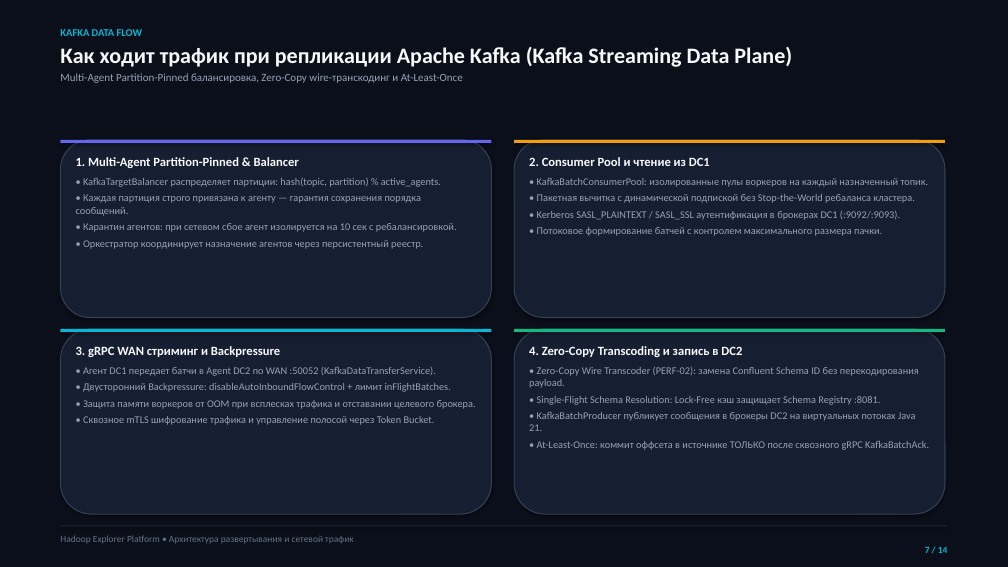
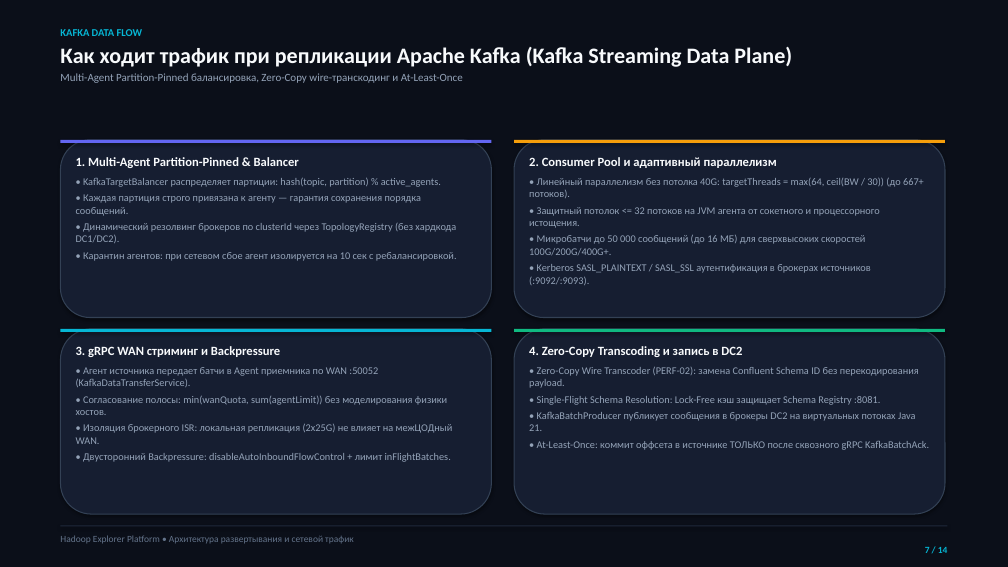
Before and after one commit to balookrd/hadoop-explorer, a slide deck: slide 7 of docs/replicator-presentation.pptx. Drawn at 1008x567 pixels with LibreOffice and Linux fonts; fonts in the diff are those of the drawing. Boxes give left, top, right and bottom in pixels: in the first picture for what was removed or moved away, otherwise in the second. Text is boxed around its words. In the diff, an @@ line names an element or a change of style, - is before the commit and + after.

Commit message:
docs: синхронизация документации и презентации Replicator под 100G/200G/400G+ и модель полосы хоста
- Презентация (Markdown, HTML, PPTX, Print, PDF):
  * Снято ограничение 40G: динамический сайзинг потоков вычитки targetThreads = max(64, ceil(BW / 30)) (до 667+ потоков суммарно на кластере агентов) с защитным потолком <= 32 на JVM узел и микробатчами до 50k сообщений.
  * Унифицированная модель расчета полосы: оркестратор согласует лимит процесса агента (--max-bandwidth-mb-s) и WAN HTB без моделирования физики хостов (L3, бонды).
  * Изоляция брокерного ISR: внутрикластерная синхронизация (2x25G) полностью исключена из расчетов WAN-полосы.
  * Устранение тестовых дефолтов в контроллере и динамический резолвинг кластеров через TopologyRegistry по clusterId.
  * В Web UI зафиксирована терминология лимита подключенных агентов и снят потолок 5000 МБ/с.
- Документация (ARCHITECTURE.md, CONFIGURATION.md, replicator-fault-tolerance.md, README.md):
  * Отражена архитектура динамического масштабирования и согласования квот WAN HTB с агентами.
  * Описаны конфигурации kafka_bootstrap кластеров в TopologyRegistry.
  * Актуализирован счетчик тестов Replicator (146 тестов Java).

```diff
--- a/docs/replicator-presentation.pptx
+++ b/docs/replicator-presentation.pptx
@@ text at [529, 157, 924, 285]: text changed @@
-2. Consumer Pool и чтение из DC1
-• KafkaBatchConsumerPool: изолированные пулы воркеров на каждый назначенный топик.
-• Пакетная вычитка с динамической подпиской без Stop-the-World ребаланса кластера.
-• Kerberos SASL_PLAINTEXT / SASL_SSL аутентификация в брокерах DC1 (:9092/:9093).
-• Потоковое формирование батчей с контролем максимального размера пачки.
+2. Consumer Pool и адаптивный параллелизм
+• Линейный параллелизм без потолка 40G: targetThreads = max(64, ceil(BW / 30)) (до 667+ потоков).
+• Защитный потолок <= 32 потоков на JVM агента от сокетного и процессорного истощения.
+• Микробатчи до 50 000 сообщений (до 16 МБ) для сверхвысоких скоростей 100G/200G/400G+.
+• Kerberos SASL_PLAINTEXT / SASL_SSL аутентификация в брокерах источников (:9092/:9093).
@@ text at [76, 223, 456, 243]: paragraph added @@
+• Динамический резолвинг брокеров по clusterId через TopologyRegistry (без хардкода DC1/DC2).
@@ text at [83, 240, 423, 249]: paragraph removed @@
-• Оркестратор координирует назначение агентов через персистентный реестр.
@@ text at [76, 367, 453, 444]: text changed @@
-• Агент DC1 передает батчи в Agent DC2 по WAN :50052 (KafkaDataTransferService).
+• Агент источника передает батчи в Agent приемника по WAN :50052 (KafkaDataTransferService).
+• Согласование полосы: min(wanQuota, sum(agentLimit)) без моделирования физики хостов.
+• Изоляция брокерного ISR: локальная репликация (2x25G) не влияет на межЦОДный WAN.
@@ text at [83, 400, 476, 425]: paragraphs removed @@
-• Защита памяти воркеров от OOM при всплесках трафика и отставании целевого брокера.
-• Сквозное mTLS шифрование трафика и управление полосой через Token Bucket.
```
Also in this commit, not shown: 1 other slide changed, 11 other files.
